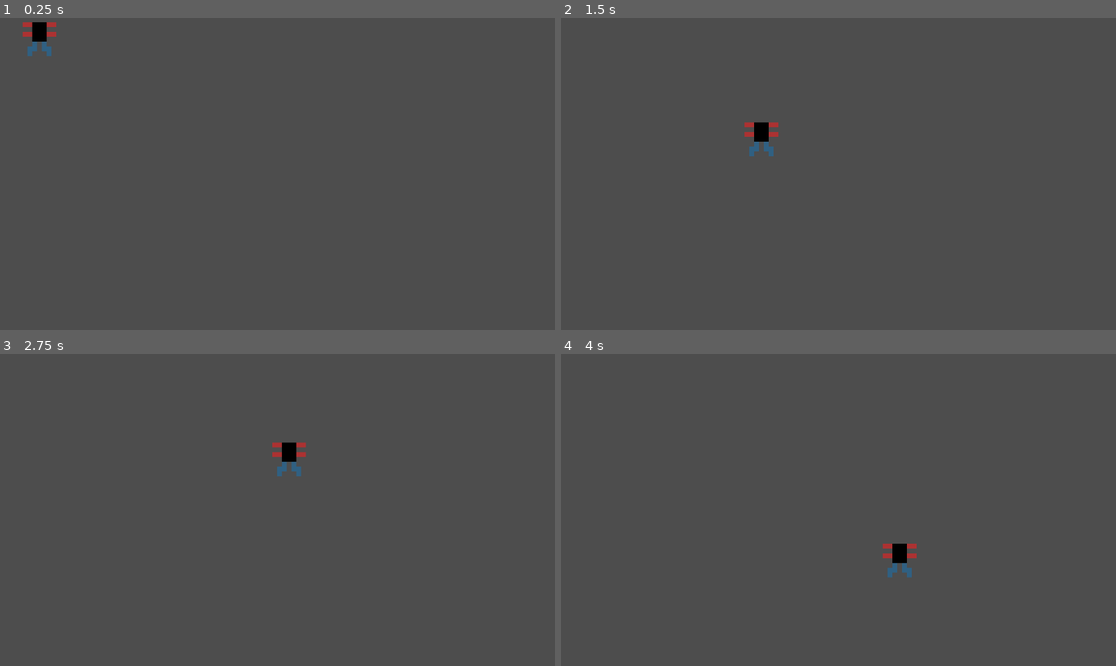
Above: before the commit, frames 1-4 (two rows, left to right).
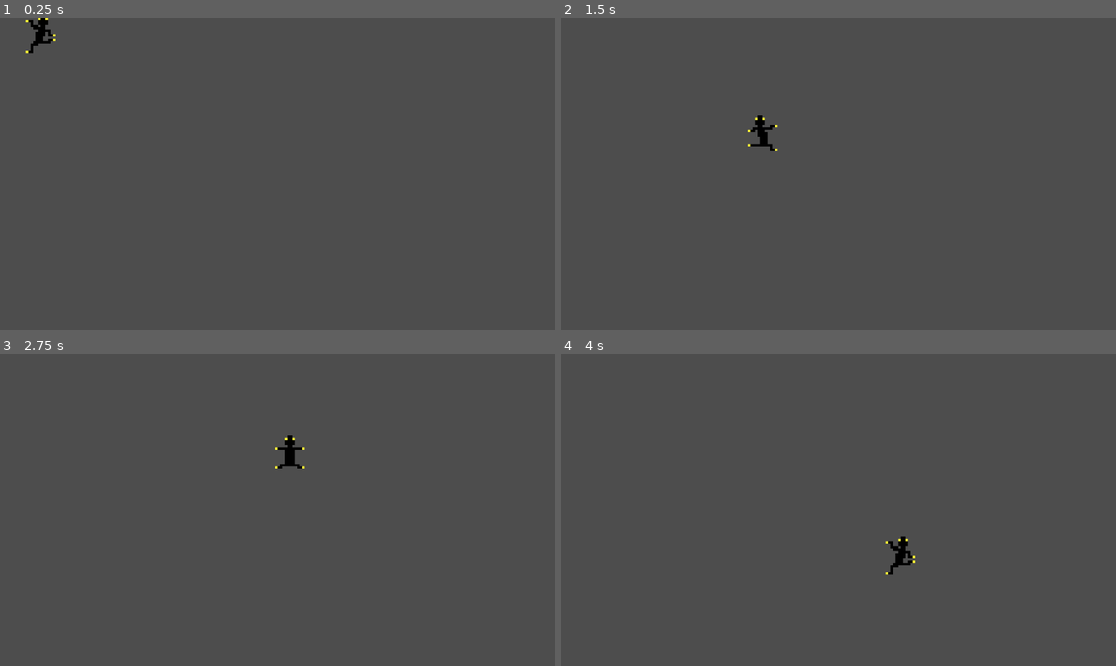
Above: after the commit, the same moments.

Repository: AnthonyDeSantiago/SPACE
Game: Godot game, scene res://Scenes/ad_test_level.tscn
Two runs of this game, one before a commit and one after it. Both use one fixed random seed, a clock stepped at 60 frames per second and the inputs below. This scene is started directly instead of the project's main scene.
Inputs (mouse positions are in pixels of both pictures, inside the frame that each line leads up to):
- Up to frame 1 (0.25 s): no input
- Up to frame 2 (1.5 s): move the mouse to (960, 158) at 0.52 s; move the mouse to (727, 189) at 1.27 s
- Up to frame 3 (2.75 s): move the mouse to (333, 441) at 2.02 s
- Up to frame 4 (4 s): move the mouse to (810, 572) at 2.77 s; move the mouse to (1005, 556) at 3.52 s

The runs differ from the first frame. In frame 1, 0.3% of the frame differs, in the area x 4-11%, y 0-13%; in frame 2, 0.4%; in frame 3, 0.4%, in the area x 49-56%, y 26-40%; in frame 4, 0.4%.

Commit message:
Add lil guy

Diff:
--- a/Scenes/Component_Enemy_Movement.tscn
+++ b/Scenes/Component_Enemy_Movement.tscn
@@ -1,11 +1,85 @@
-[gd_scene load_steps=3 format=3 uid="uid://buq114rp88l88"]
+[gd_scene load_steps=13 format=3 uid="uid://buq114rp88l88"]
 
 [ext_resource type="Script" path="res://Scripts/Component_Enemy_Movement.gd" id="1_6kpjf"]
-[ext_resource type="Texture2D" uid="uid://cqjvwauewl0tw" path="res://Art/Test.png" id="2_ou3l7"]
+[ext_resource type="Texture2D" uid="uid://cvlxryj3nj4ge" path="res://Art/lil_guy-Sheet.png" id="2_ku0km"]
+
+[sub_resource type="RectangleShape2D" id="RectangleShape2D_k3st1"]
+size = Vector2(67, 83)
+
+[sub_resource type="AtlasTexture" id="AtlasTexture_jw2bf"]
+atlas = ExtResource("2_ku0km")
+region = Rect2(0, 0, 16, 16)
+
+[sub_resource type="AtlasTexture" id="AtlasTexture_ectip"]
+atlas = ExtResource("2_ku0km")
+region = Rect2(16, 0, 16, 16)
+
+[sub_resource type="AtlasTexture" id="AtlasTexture_dupdj"]
+atlas = ExtResource("2_ku0km")
+region = Rect2(32, 0, 16, 16)
+
+[sub_resource type="AtlasTexture" id="AtlasTexture_beg8t"]
+atlas = ExtResource("2_ku0km")
+region = Rect2(48, 0, 16, 16)
+
+[sub_resource type="AtlasTexture" id="AtlasTexture_wjd83"]
+atlas = ExtResource("2_ku0km")
+region = Rect2(64, 0, 16, 16)
+
+[sub_resource type="AtlasTexture" id="AtlasTexture_s5n60"]
+atlas = ExtResource("2_ku0km")
+region = Rect2(80, 0, 16, 16)
+
+[sub_resource type="AtlasTexture" id="AtlasTexture_cdy3k"]
+atlas = ExtResource("2_ku0km")
+region = Rect2(96, 0, 16, 16)
+
+[sub_resource type="AtlasTexture" id="AtlasTexture_p8t1a"]
+atlas = ExtResource("2_ku0km")
+region = Rect2(112, 0, 16, 16)
+
+[sub_resource type="SpriteFrames" id="SpriteFrames_bkqq6"]
+animations = [{
+"frames": [{
+"duration": 1.0,
+"texture": SubResource("AtlasTexture_jw2bf")
+}, {
+"duration": 1.0,
+"texture": SubResource("AtlasTexture_ectip")
+}, {
+"duration": 1.0,
+"texture": SubResource("AtlasTexture_dupdj")
+}, {
+"duration": 1.0,
+"texture": SubResource("AtlasTexture_beg8t")
+}, {
+"duration": 1.0,
+"texture": SubResource("AtlasTexture_wjd83")
+}, {
+"duration": 1.0,
+"texture": SubResource("AtlasTexture_s5n60")
+}, {
+"duration": 1.0,
+"texture": SubResource("AtlasTexture_cdy3k")
+}, {
+"duration": 1.0,
+"texture": SubResource("AtlasTexture_p8t1a")
+}],
+"loop": true,
+"name": &"run",
+"speed": 17.0
+}]
 
 [node name="Component_Enemy_Movement" type="CharacterBody2D"]
 script = ExtResource("1_6kpjf")
 
-[node name="Test" type="Sprite2D" parent="."]
-scale = Vector2(10, 10)
-texture = ExtResource("2_ou3l7")
+[node name="CollisionShape2D" type="CollisionShape2D" parent="."]
+unique_name_in_owner = true
+position = Vector2(-3.5, -15.5)
+shape = SubResource("RectangleShape2D_k3st1")
+
+[node name="AnimatedSprite2D" type="AnimatedSprite2D" parent="."]
+position = Vector2(-3, -15.5)
+scale = Vector2(5.125, 4.9375)
+sprite_frames = SubResource("SpriteFrames_bkqq6")
+animation = &"run"
--- a/Scripts/Component_Enemy_Movement.gd
+++ b/Scripts/Component_Enemy_Movement.gd
@@ -1,10 +1,13 @@
 extends CharacterBody2D
 
 @export var speed = 400
+@export var health = 100
 
-var target = position
+@onready var target = position
+@onready var anim = get_node("AnimatedSprite2D")
 
 func _physics_process(delta):
+	anim.play("run")
 	target = get_global_mouse_position()
 	velocity = position.direction_to(target) * speed
 	# look_at(target)
Binary file added: Art/lil_guy-Sheet.png
Not shown, added: Art/lil_guy-Sheet.png.import
Binary file added: Art/lil_guy.aseprite
